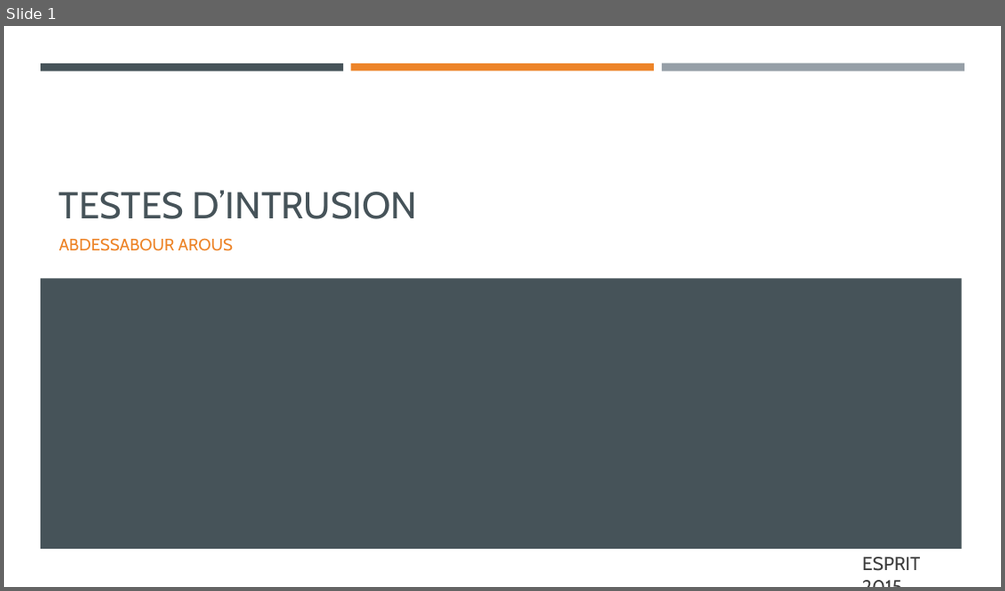
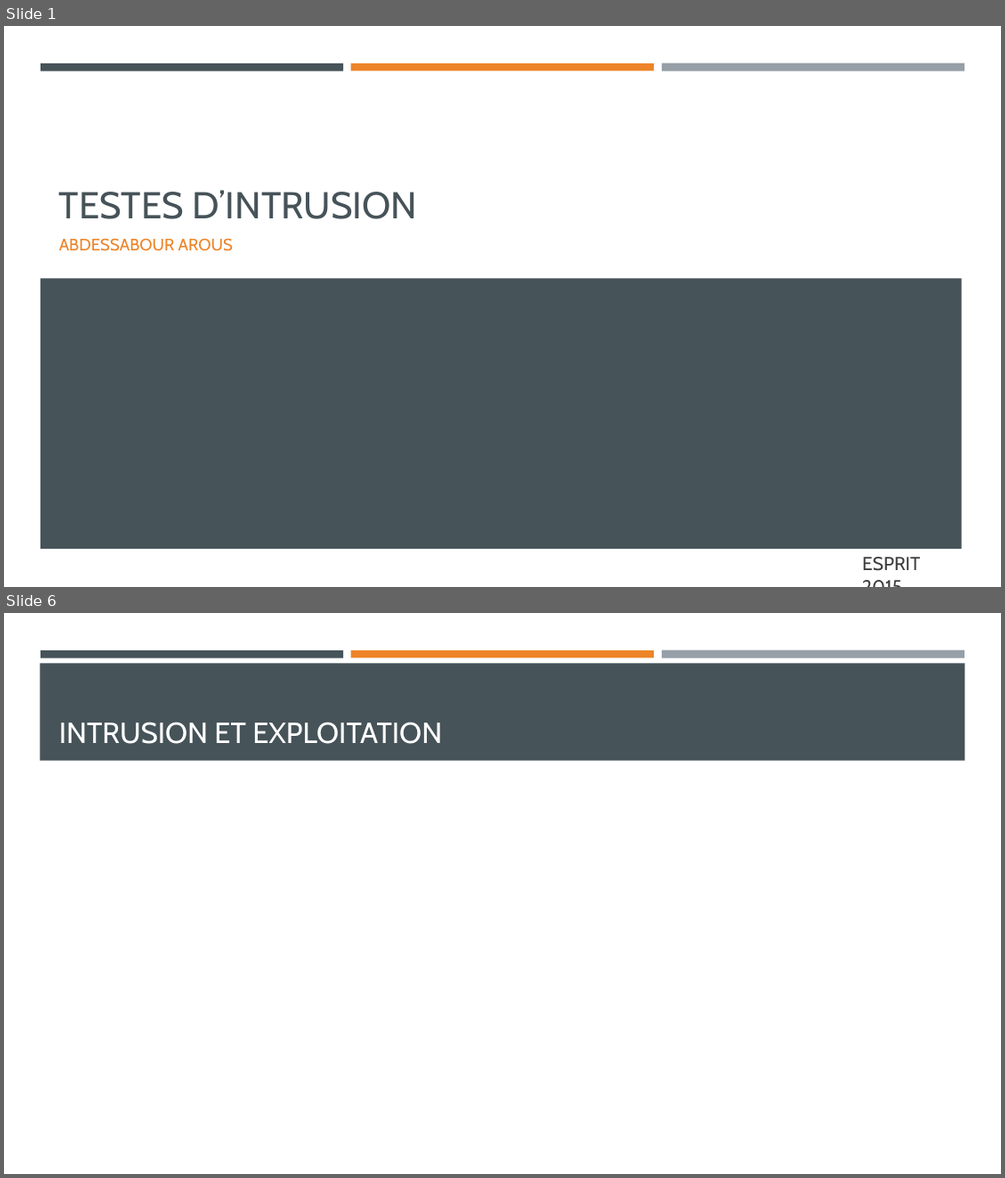
Before and after one commit to fksontini/NetworkSecurityClass, a slide deck: ESPRIT-4CINFO1-Mai-Juin-2015/Diapositives/7. Testes d'Intrusion.pptx. Shown one above the other, each under a label of ours: slide 1 before the commit, slides 1 and 6 after it; the slides between them are not shown. The pictures are 1005x591 and 1005x1178 pixels, drawn with LibreOffice and Linux fonts; fonts in the diff are those of the drawing. Boxes give left, top, right and bottom in pixels: in the first picture for what was removed or moved away, otherwise in the second. Text is boxed around its words. In the diff, an @@ line names an element or a change of style, - is before the commit and + after.

```diff
--- a/ESPRIT-4CINFO1-Mai-Juin-2015/Diapositives/7. Testes d'Intrusion.pptx
+++ b/ESPRIT-4CINFO1-Mai-Juin-2015/Diapositives/7. Testes d'Intrusion.pptx
@@ slide 6 added at (4,613,1001,1174), background #FFFFFF; not listed: 3 template elements that a slide beside it also shows @@
@@ rectangle added at (40,663,965,761), fill #465359 @@
@@ title added at (59,722,442,744), 28 pt, text #FFFFFF @@
+INTRUSION ET EXPLOITATION
```
Also in this commit, not shown: 6 other slides added, 2 other files.
